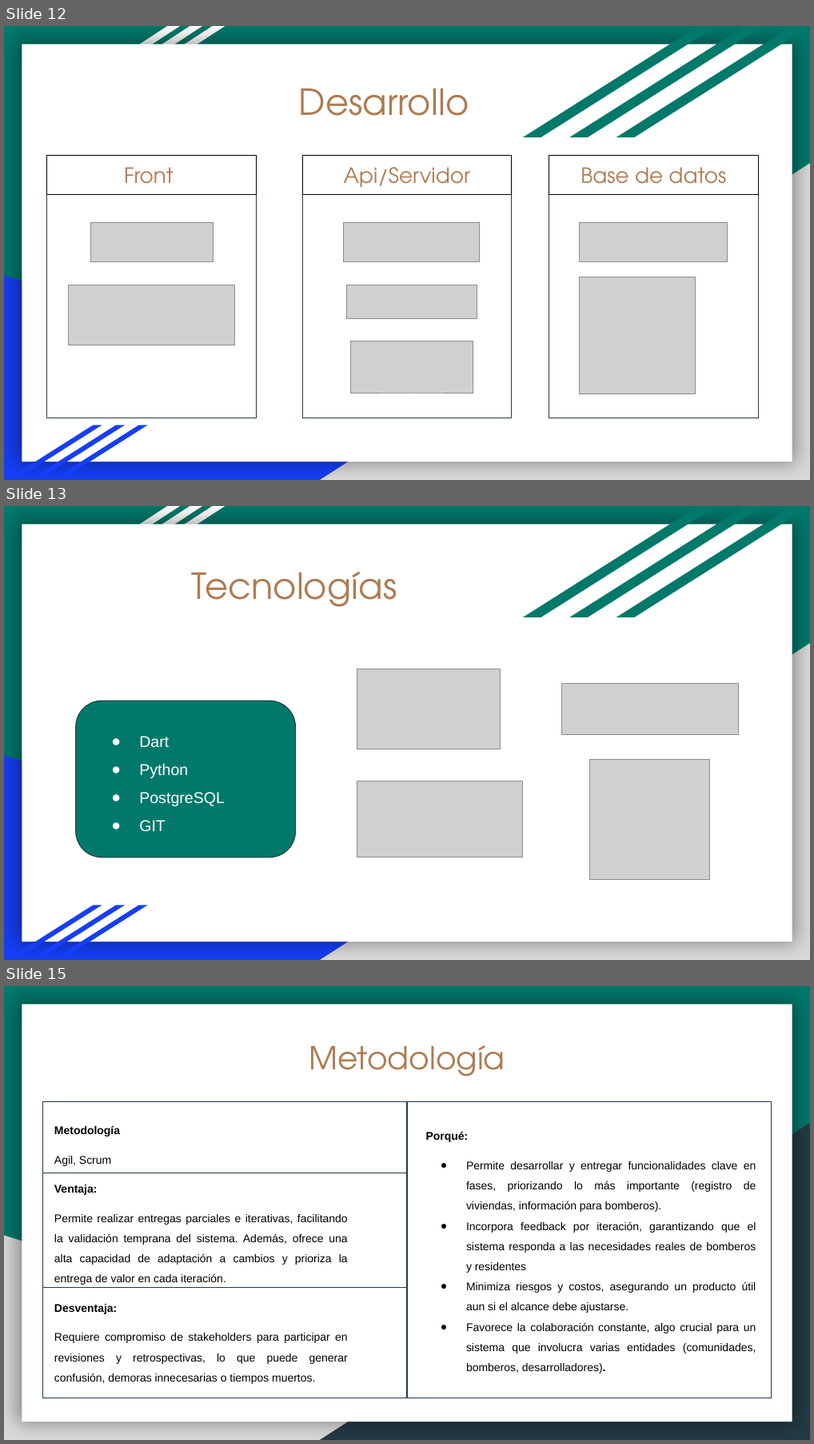
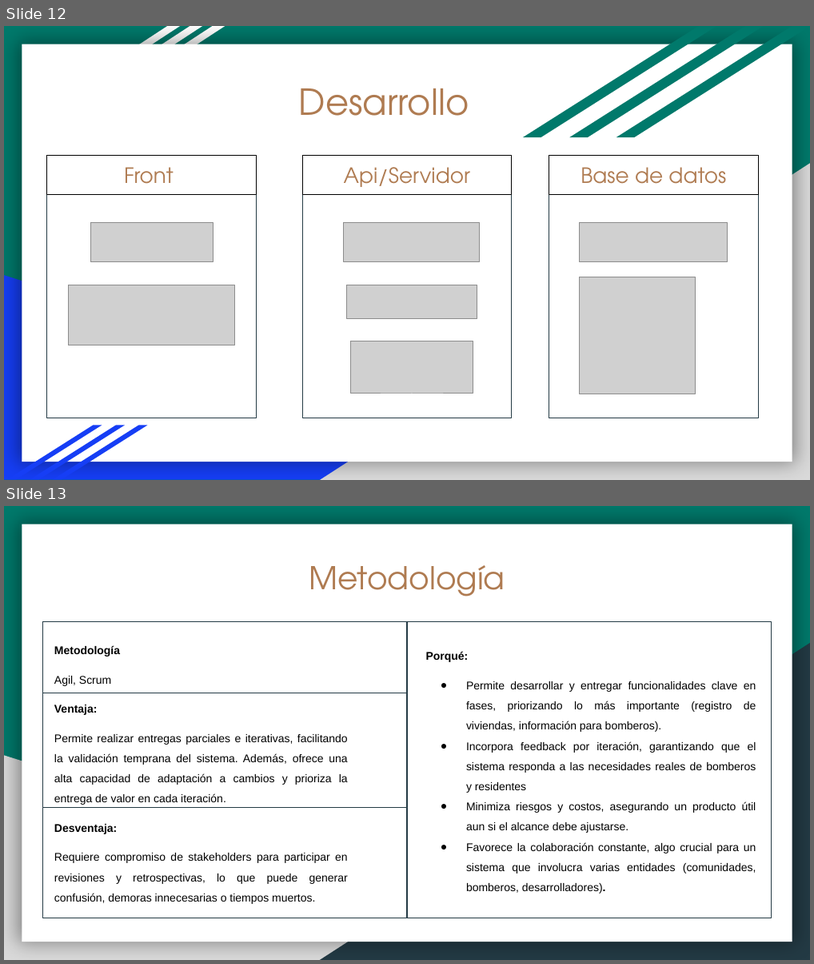
Before and after one commit to kfierroc/Capstone_G6_001, a slide deck: Fase 1/Evidencias Grupales/Presentación Fase 1.pptx. Shown one above the other, each under a label of ours: slides 12, 13 and 15 before the commit, slides 12 and 13 after it; the slides between them are not shown. The pictures are 814x1444 and 814x964 pixels, drawn with LibreOffice and Linux fonts; fonts in the diff are those of the drawing; grey boxes stand for pictures. Boxes give left, top, right and bottom in pixels: in the first picture for what was removed or moved away, otherwise in the second. Text is boxed around its words. In the diff, an @@ line names an element or a change of style, - is before the commit and + after.

```diff
--- a/Fase 1/Evidencias Grupales/Presentación Fase 1.pptx
+++ b/Fase 1/Evidencias Grupales/Presentación Fase 1.pptx
@@ slide 13 removed at [4, 506, 810, 960], background #00796B; not listed: 12 template elements that a slide beside it also shows @@
@@ title removed at [191, 572, 397, 607] @@
-Tecnologías
@@ picture removed at [358, 668, 500, 748] @@
@@ picture removed at [562, 683, 738, 734] @@
@@ rounded rectangle removed at [76, 700, 296, 856] @@
@@ text removed at [139, 736, 225, 832] @@
-● Dart
-● Python
-● PostgreSQL
-● GIT
@@ picture removed at [590, 760, 710, 880] @@
@@ picture removed at [358, 781, 523, 856] @@
@@ what was slide 15 is now slide 13 @@
```
Also in this commit, not shown: 4 slides changed, 2 slides added, 2 other slides removed, 9 other files.
